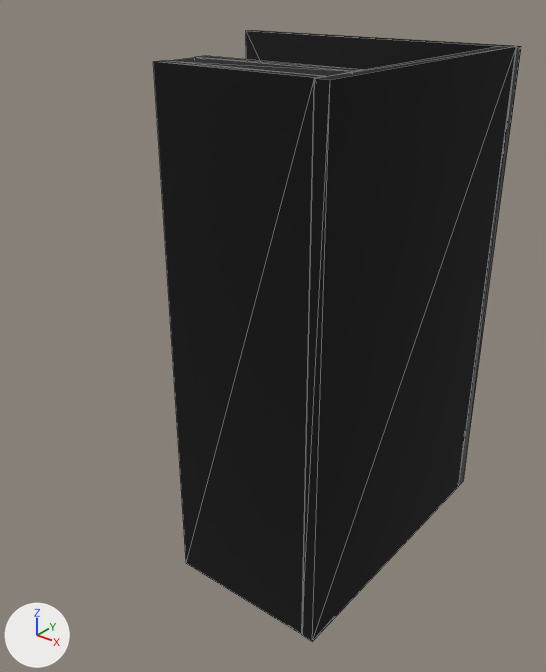
What one commit did to the glTF model haikan.glb.
The view is the same before and after, from a 50 mm camera at (0.552, -0.582, 0.683) aimed at (0.007, 0.099, 0.26). Every picture has the same lights, and +X, +Y and +Z are marked at lower left. Mesh edges are drawn as thin lines. Vertices at the same position are counted once.
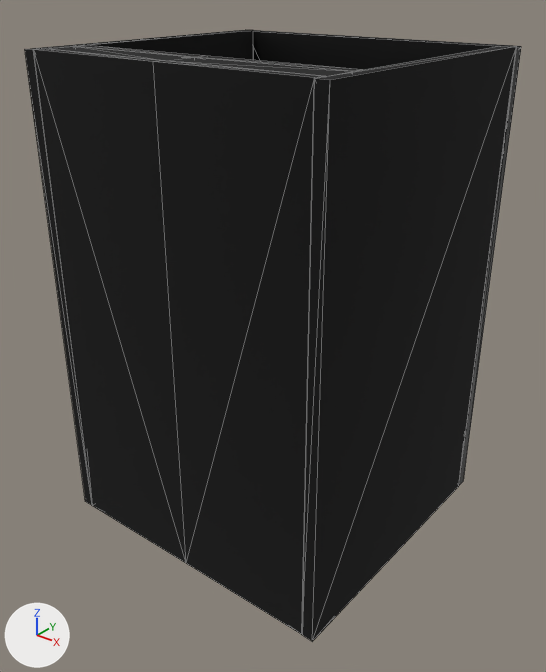
Changed parts and their boxes [x1, y1, x2, y2] in the pictures (546 x 672 px):
'Cube', reshaped (35% wider)
    before: [153, 45, 517, 642]
    after: [25, 30, 517, 642]
part 1 of me_cube, added (black)
    after: [25, 30, 254, 506]
part 2 of me_cube, added (black)
    after: [34, 45, 202, 563]

Edits to the bpy script that builds the scene:
```text
Change me_cube:
    used by ob_cube; location = (0.0, 0.0, 0.0)
    remove me_cube.from_pydata(...)  # 128 vertices, 194 faces; spans x 0.0..0.2, y -0.071..0.295, z 0.0..0.605
    add me_cube.from_pydata(...)  # 216 vertices, 388 faces; spans x -0.2..0.2, y -0.071..0.295, z 0.0..0.605
    me_cube part 1: a new loose piece, a box spanning x -0.2..-0.185, y -0.071..0.295, z 0.0..0.605, in mat_material (black #000000)
    me_cube part 2
    40 vertices are added at x -0.184..-0.129, y 0.0..0.294, z 0.0..0.575
    14 new vertices lie (-0.185, 0.0, 0.0) away from vertices in x 0.0, y -0.07..0.0, z 0.0..0.605
    22 new vertices lie (0.0, 0.0, 0.015) away from vertices in x -0.185..-0.129, y -0.054..0.294, z 0.0..0.59
    172 new faces join them
```
